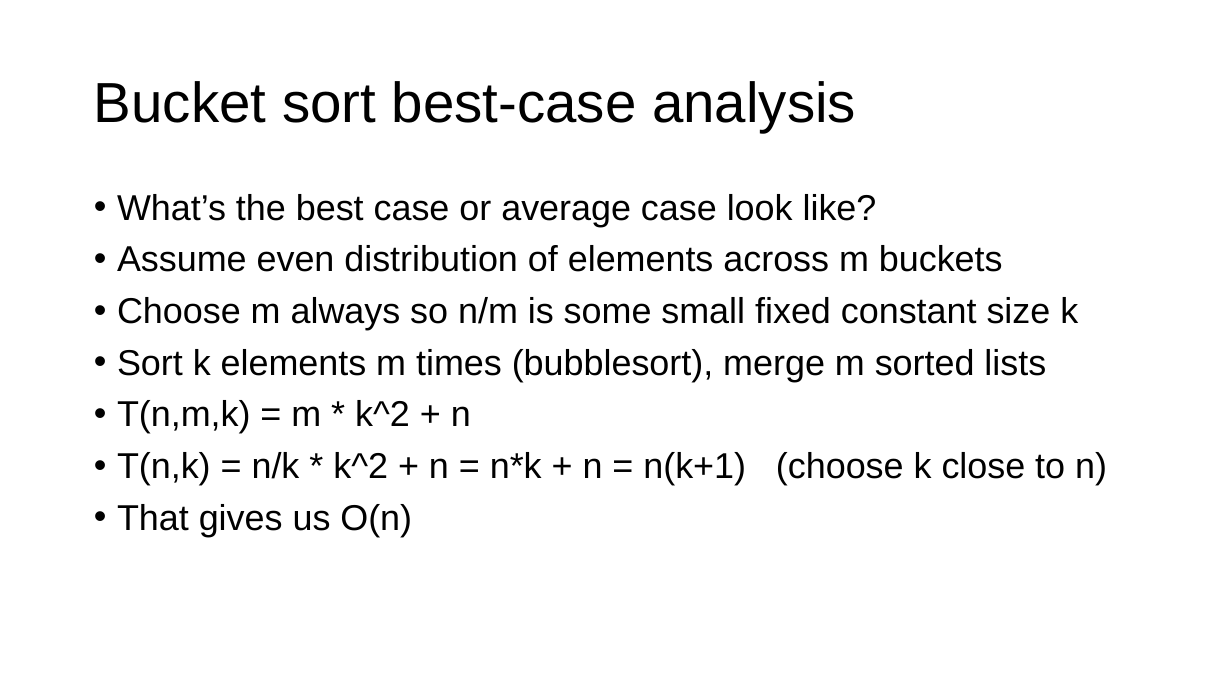
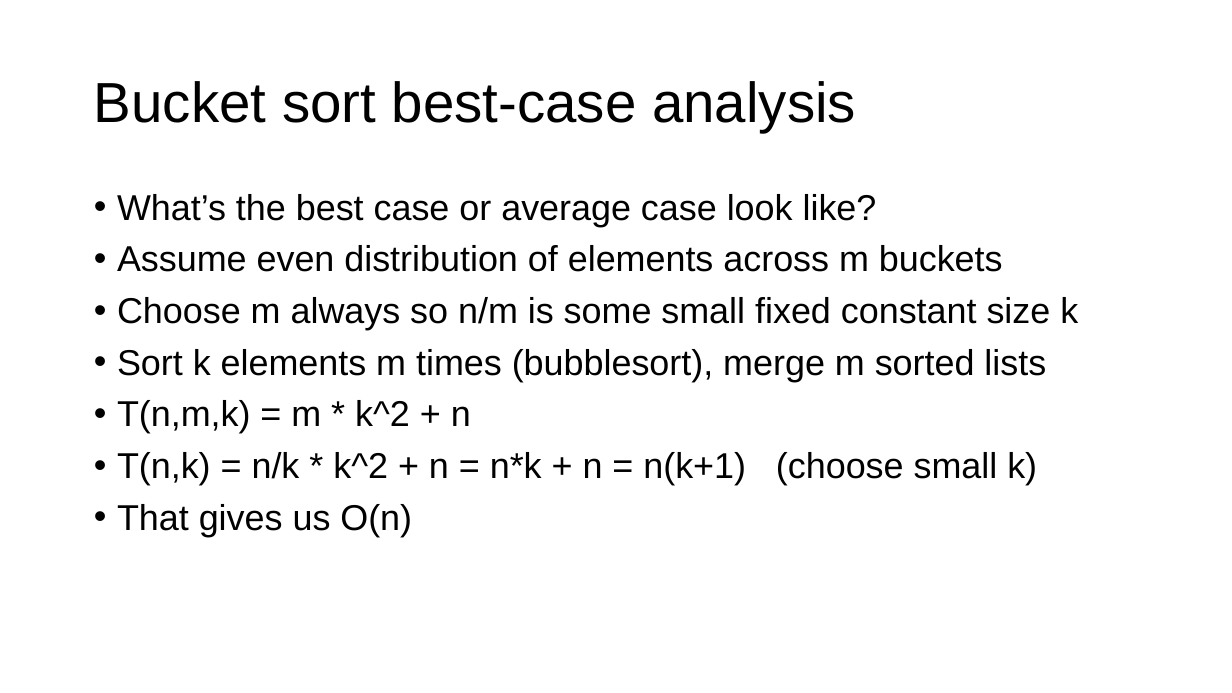
Before and after one commit to parrt/msds689, a slide deck: slide 14 of notes/sorting.pptx. Drawn at 1232x693 pixels with LibreOffice and Linux fonts; fonts in the diff are those of the drawing; background and template pictures are left out. Boxes give left, top, right and bottom in pixels: in the first picture for what was removed or moved away, otherwise in the second. Text is boxed around its words. In the diff, an @@ line names an element or a change of style, - is before the commit and + after.

```diff
--- a/notes/sorting.pptx
+++ b/notes/sorting.pptx
@@ text at (117, 452, 1037, 485): text changed @@
-• T(n,k) = n/k * k^2 + n = n*k + n = n(k+1) (choose k close to n)
+• T(n,k) = n/k * k^2 + n = n*k + n = n(k+1) (choose small k)
```
Also in this commit, not shown: 1 other file.
